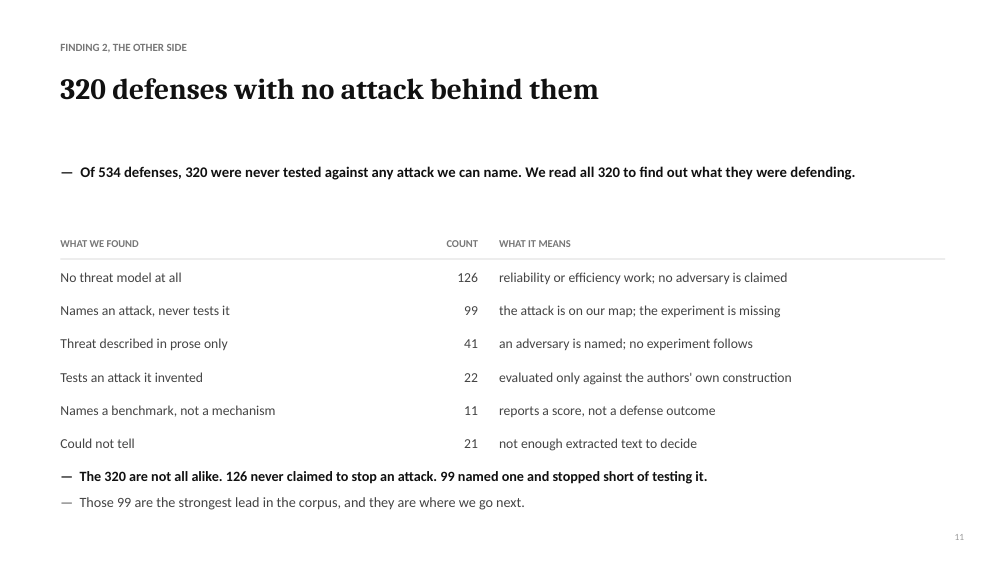
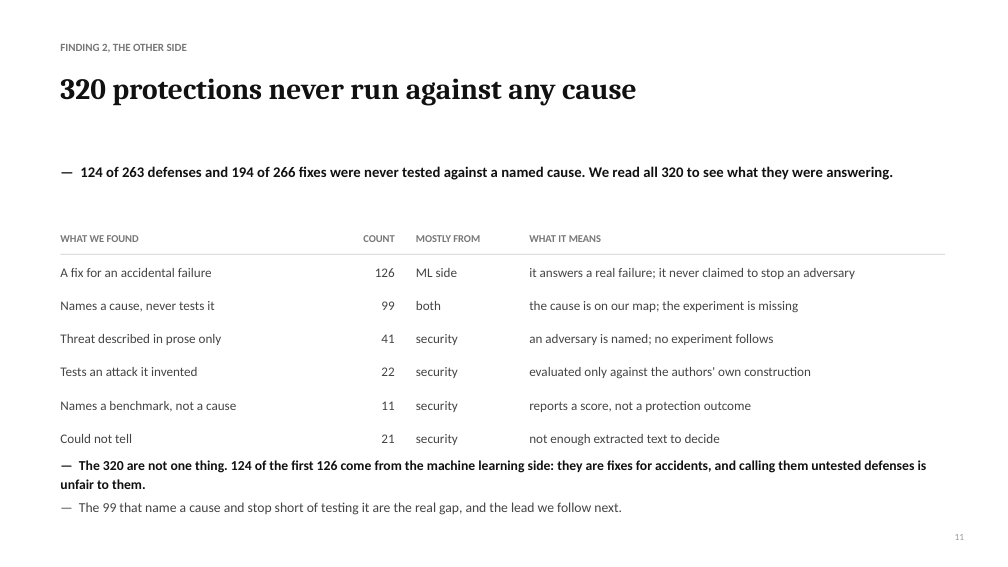
Before and after one commit to Nyamtulla/context_poison, a slide deck: slide 11 of advisor_meeting.pptx. Drawn at 1008x567 pixels with LibreOffice and Linux fonts; fonts in the diff are those of the drawing. Boxes give left, top, right and bottom in pixels: in the first picture for what was removed or moved away, otherwise in the second. Text is boxed around its words. In the diff, an @@ line names an element or a change of style, - is before the commit and + after.

```diff
--- a/advisor_meeting.pptx
+++ b/advisor_meeting.pptx
@@ text at [60, 78, 637, 106]: text changed @@
-320 defenses with no attack behind them
+320 protections never run against any cause
@@ text at [80, 166, 893, 180]: text changed @@
-— Of 534 defenses, 320 were never tested against any attack we can name. We read all 320 to find out what they were defending.
+— 124 of 263 defenses and 194 of 266 fixes were never tested against a named cause. We read all 320 to see what they were answering.
@@ text "WHAT WE FOUND": place and size @@
-text "WHAT WE FOUND" at [60, 240, 139, 247]
+text "WHAT WE FOUND" at [60, 235, 139, 242]
@@ text "COUNT": place and size @@
-text "COUNT" at [447, 240, 478, 247]
+text "COUNT" at [363, 235, 394, 242]
@@ text added at [416, 235, 480, 242], 10 pt, text #777777, bold @@
+MOSTLY FROM
@@ text "WHAT IT MEANS": place and size @@
-text "WHAT IT MEANS" at [499, 240, 571, 247]
+text "WHAT IT MEANS" at [529, 235, 601, 242]
@@ rectangle: place and size @@
-rectangle at [60, 259, 945, 259]
+rectangle at [60, 254, 945, 255]
@@ text added at [60, 268, 212, 277], 12.5 pt, text #444444 @@
+A fix for an accidental failure
@@ text "126": place and size @@
-text "126" at [457, 273, 478, 282]
+text "126" at [375, 268, 395, 277]
@@ text added at [416, 268, 458, 277], 12.5 pt, text #444444 @@
+ML side
@@ text added at [529, 268, 855, 279], 12.5 pt, text #444444 @@
+it answers a real failure; it never claimed to stop an adversary
@@ text removed at [60, 272, 182, 282] @@
-No threat model at all
@@ size 13 to 12.5 pt in 12 elements at [529, 334, 774, 345], [529, 367, 811, 378], [529, 434, 720, 446], [60, 334, 222, 345], [60, 367, 197, 376], [60, 434, 132, 443], [381, 334, 394, 343], [381, 401, 394, 410], [375, 268, 395, 277], [381, 367, 394, 376], [381, 434, 394, 443], [381, 301, 394, 310] @@
@@ text "99": place and size @@
-text "99" at [464, 306, 478, 315]
+text "99" at [381, 301, 394, 310]
@@ text removed at [499, 272, 787, 284] @@
-reliability or efficiency work; no adversary is claimed
@@ text at [60, 301, 214, 312]: text changed; size 13 to 12.5 pt @@
-Names an attack, never tests it
+Names a cause, never tests it
@@ text added at [416, 301, 441, 310], 12.5 pt, text #444444 @@
+both
@@ text at [529, 301, 798, 312]: text changed; size 13 to 12.5 pt @@
-the attack is on our map; the experiment is missing
+the cause is on our map; the experiment is missing
@@ text "41": place and size @@
-text "41" at [464, 339, 478, 348]
+text "41" at [381, 334, 394, 343]
@@ text added at [416, 334, 458, 345], 12.5 pt, text #444444 @@
+security
@@ text "an adversary is named; no ...": place and size @@
-text "an adversary is named; no ..." at [499, 338, 752, 350]
+text "an adversary is named; no ..." at [529, 334, 774, 345]
@@ text "22": place and size @@
-text "22" at [464, 373, 478, 382]
+text "22" at [381, 367, 394, 376]
@@ text added at [416, 367, 458, 378], 12.5 pt, text #444444 @@
+security
@@ text "evaluated only against the authors' ...": place and size @@
-text "evaluated only against the authors' ..." at [499, 372, 792, 385]
+text "evaluated only against the authors' ..." at [529, 367, 811, 378]
@@ text at [60, 401, 236, 412]: text changed; size 13 to 12.5 pt @@
-Names a benchmark, not a mechanism
+Names a benchmark, not a cause
@@ text "11": place and size @@
-text "11" at [464, 406, 478, 415]
+text "11" at [381, 401, 394, 410]
@@ text added at [416, 401, 458, 412], 12.5 pt, text #444444 @@
+security
@@ text at [529, 401, 751, 412]: text changed; size 13 to 12.5 pt @@
-reports a score, not a defense outcome
+reports a score, not a protection outcome
@@ text "21": place and size @@
-text "21" at [464, 439, 478, 448]
+text "21" at [381, 434, 394, 443]
@@ text added at [416, 434, 458, 445], 12.5 pt, text #444444 @@
+security
@@ text "not enough extracted text to ...": place and size @@
-text "not enough extracted text to ..." at [499, 438, 697, 451]
+text "not enough extracted text to ..." at [529, 434, 720, 446]
@@ text at [60, 460, 927, 515]: text changed; size 13.5 to 13 pt @@
-— The 320 are not all alike. 126 never claimed to stop an attack. 99 named one and stopped short of testing it.
-— Those 99 are the strongest lead in the corpus, and they are where we go next.
+— The 320 are not one thing. 124 of the first 126 come from the machine learning side: they are fixes for accidents, and calling them untested defenses is unfair to them.
+— The 99 that name a cause and stop short of testing it are the real gap, and the lead we follow next.
```
Also in this commit, not shown: 3 other slides changed, 2 other files.
